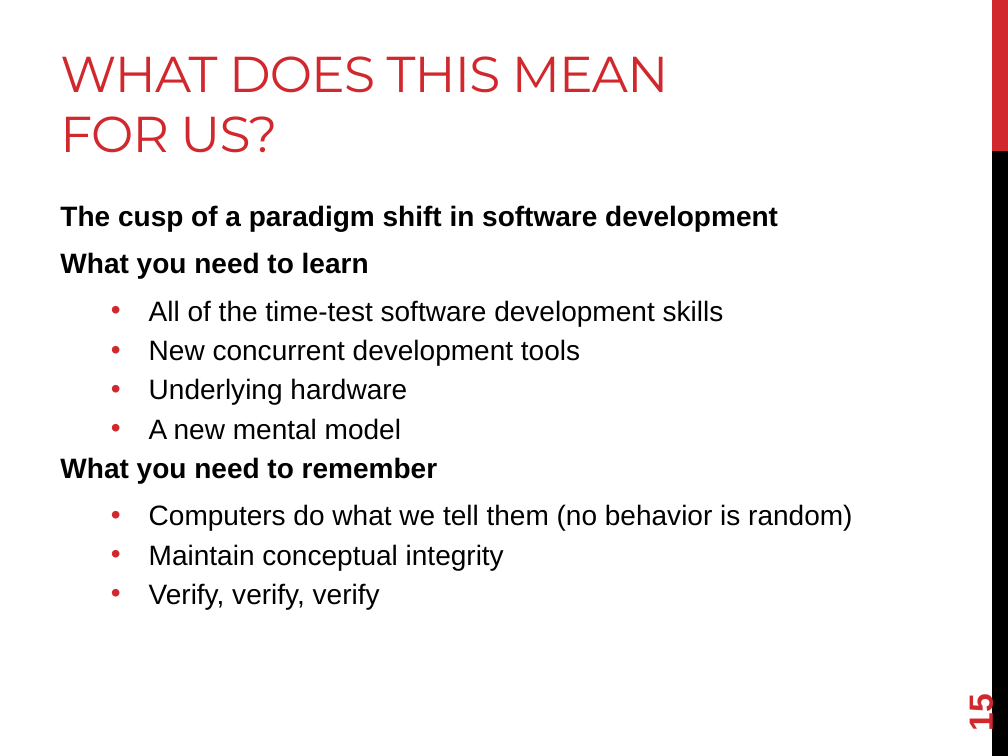
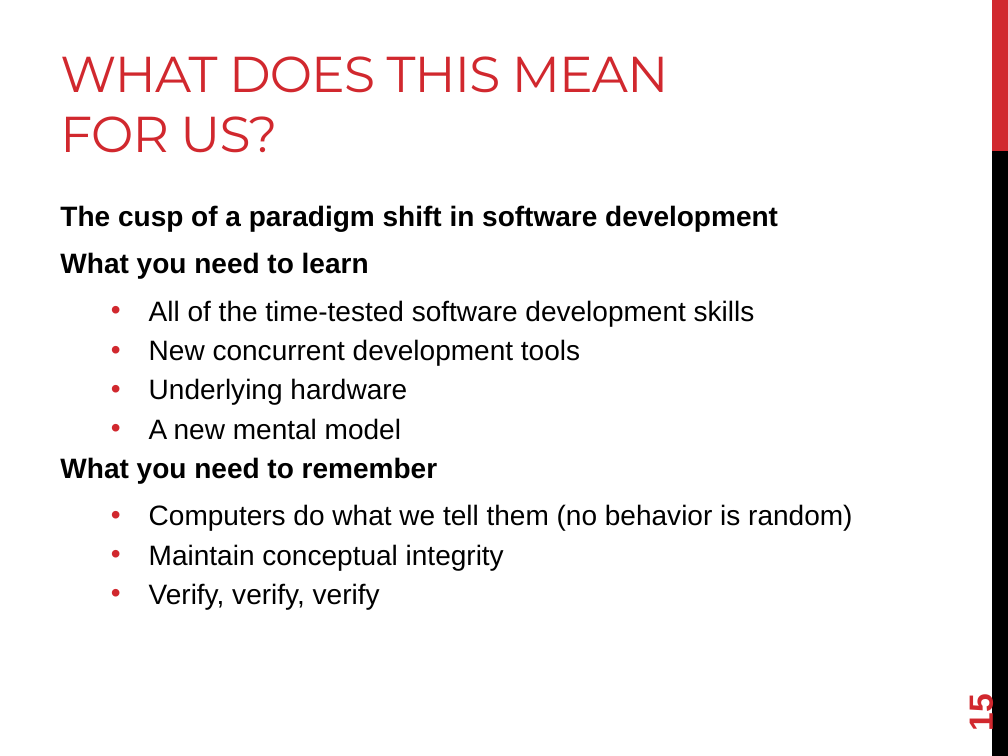
Before and after one commit to joshpeterson/DevelopingConcurrentSoftware, a slide deck: slide 15 of Lectures/Modern CPU Architecture and Concurrency/Modern CPU Architecture and Concurrency.pptx. Drawn at 1008x756 pixels with LibreOffice and Linux fonts; fonts in the diff are those of the drawing. Boxes give left, top, right and bottom in pixels: in the first picture for what was removed or moved away, otherwise in the second. Text is boxed around its words. In the diff, an @@ line names an element or a change of style, - is before the commit and + after.

```diff
--- a/Lectures/Modern CPU Architecture and Concurrency/Modern CPU Architecture and Concurrency.pptx
+++ b/Lectures/Modern CPU Architecture and Concurrency/Modern CPU Architecture and Concurrency.pptx
@@ text at <box>149,300,755,326</box>: text changed @@
-  • All of the time-test software development skills
+  • All of the time-tested software development skills
```
Also in this commit, not shown: 1 other slide changed, 1 slide added, 4 other files.
